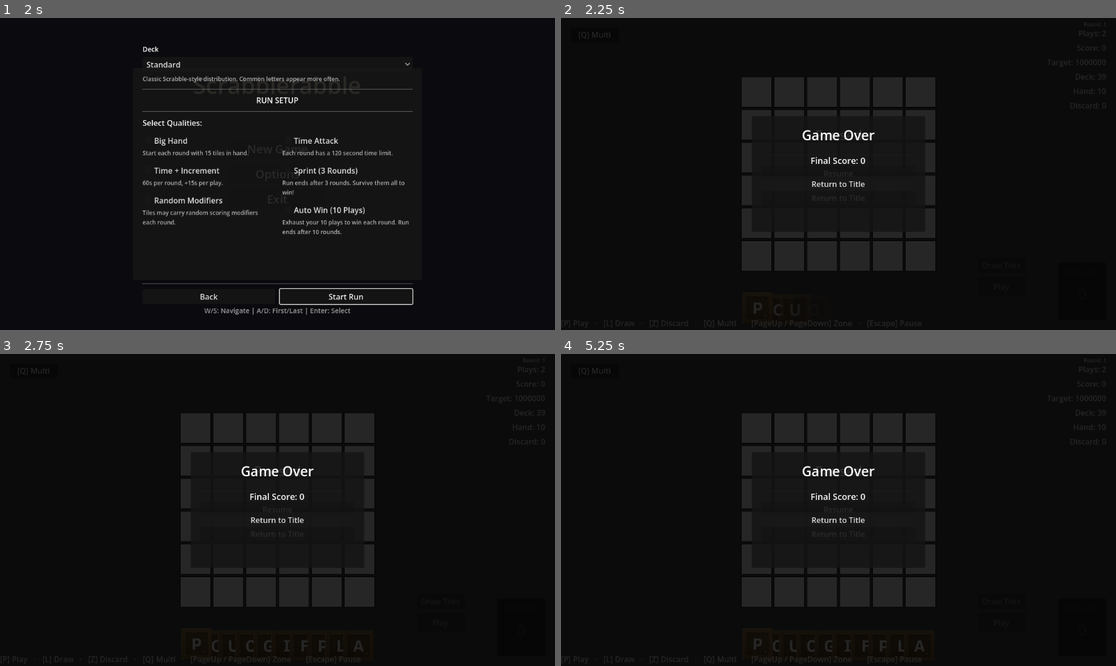
Above: before the commit, frames 1-4 (two rows, left to right).
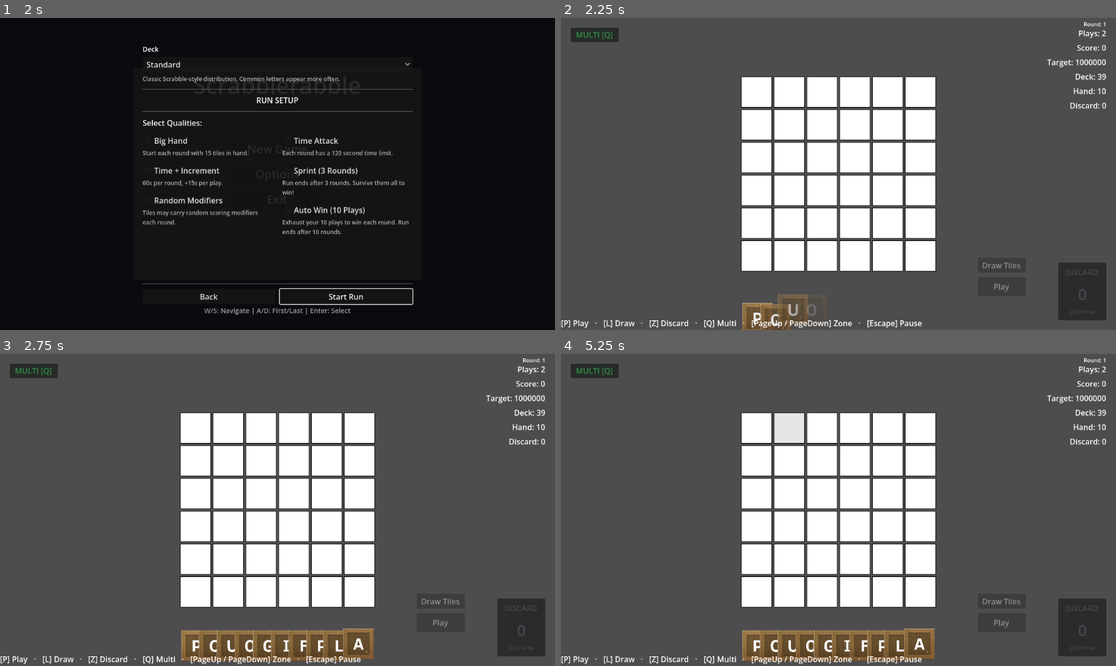
Above: after the commit, the same moments.

Repository: rcmilan/godot-scrabblerabble
Game: Godot game, scene res://scenes/title_screen/title_screen.tscn
Two runs of this game, one before a commit and one after it. Both use one fixed random seed, a clock stepped at 60 frames per second and the inputs below.
Inputs (mouse positions are in pixels of both pictures, inside the frame that each line leads up to):
- Up to frame 1 (2 s): click "New Game" at 0.5 s; click "New Game" at 1.25 s
- Up to frame 2 (2.25 s): click "Start Run" at 2 s
- Up to frame 3 (2.75 s): no input
- Up to frame 4 (5.25 s): click (838, 510) at 2.75 s, where only the run before the commit has a clickable "Resume"; click (838, 534) at 3.5 s, where only the run before the commit has a clickable "Return to Title"; click (838, 519) at 4.25 s, where only the run before the commit has a clickable "Return to Title"; drag from (755, 428) to (894, 441) at 5.02 s

Frame 1 is identical in both runs. In frame 2, 99% of the frame differs, in the area x 0-100%, y 0-100%; in frame 3, 99%; in frame 4, 99%.
Error before the commit: Parse Error: Invalid argument for "setup()" function: argument 1 should be "CanvasItem" but is "GameOverPopup". (res://scenes/ui/game_over_popup/game_over_popu…

Commit message:
fix: use Node type in ModalInputGuard.setup() — CanvasLayer is not a CanvasItem
CanvasLayer extends Node directly in Godot 4, not CanvasItem.
Changing the owner type from CanvasItem to Node lets all popup types
(CanvasLayer and Control) pass the type check.

Also adds joypad connection count log and startup summary to
KeyboardHintBar._ready() for better observability.

Co-Authored-By: Claude Sonnet 4.6 <noreply@anthropic.com>

Diff:
--- a/scenes/ui/keyboard_hint_bar/keyboard_hint_bar.gd
+++ b/scenes/ui/keyboard_hint_bar/keyboard_hint_bar.gd
@@ -23,8 +23,11 @@
 	_refresh_all()
 	KeybindingConfig.binding_changed.connect(_on_binding_changed)
 	Input.joy_connection_changed.connect(func(_id: int, _connected: bool) -> void:
+		var joypads := Input.get_connected_joypads().size()
+		print("[KeyboardHintBar] Joypad count changed: %d connected" % joypads)
 		_refresh_all()
 	)
+	print("[KeyboardHintBar] Ready — %d chips, joypad: %s" % [HINTS.size(), _using_joypad])
 
 
 func _build_chips() -> void:
--- a/scripts/input/modal_input_guard.gd
+++ b/scripts/input/modal_input_guard.gd
@@ -3,12 +3,12 @@
 extends RefCounted
 
 ## Shared input guard for modal popups (CanvasLayer or Control-based).
-## Blocks gameplay navigation from bleeding through, and closes the popup
-## on configured close actions. Compose via ModalInputGuard.new().setup(self).
+## Owner must be a Node with .visible and .get_viewport() — both CanvasLayer
+## and Control satisfy this. Compose via ModalInputGuard.new().setup(self).
 
 signal close_requested
 
-var _owner: CanvasItem = null
+var _owner: Node = null
 var _close_actions:   Array[StringName] = []
 var _blocked_actions: Array[StringName] = [
 	KeyAction.NAVIGATE_LEFT,
@@ -21,7 +21,7 @@
 
 
 ## Fluent — call .setup(self) first, then chain .add_close_action() as needed.
-func setup(owner: CanvasItem) -> ModalInputGuard:
+func setup(owner: Node) -> ModalInputGuard:
 	_owner = owner
 	return self
 
